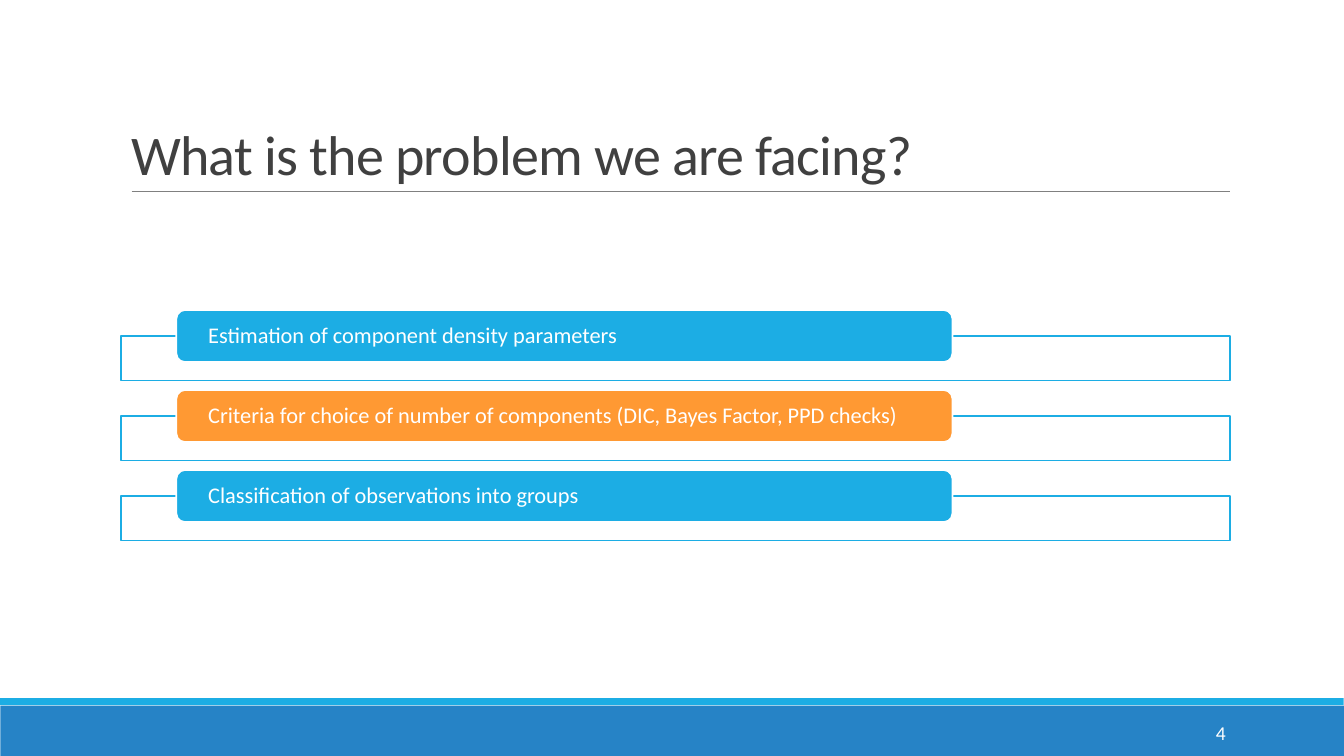
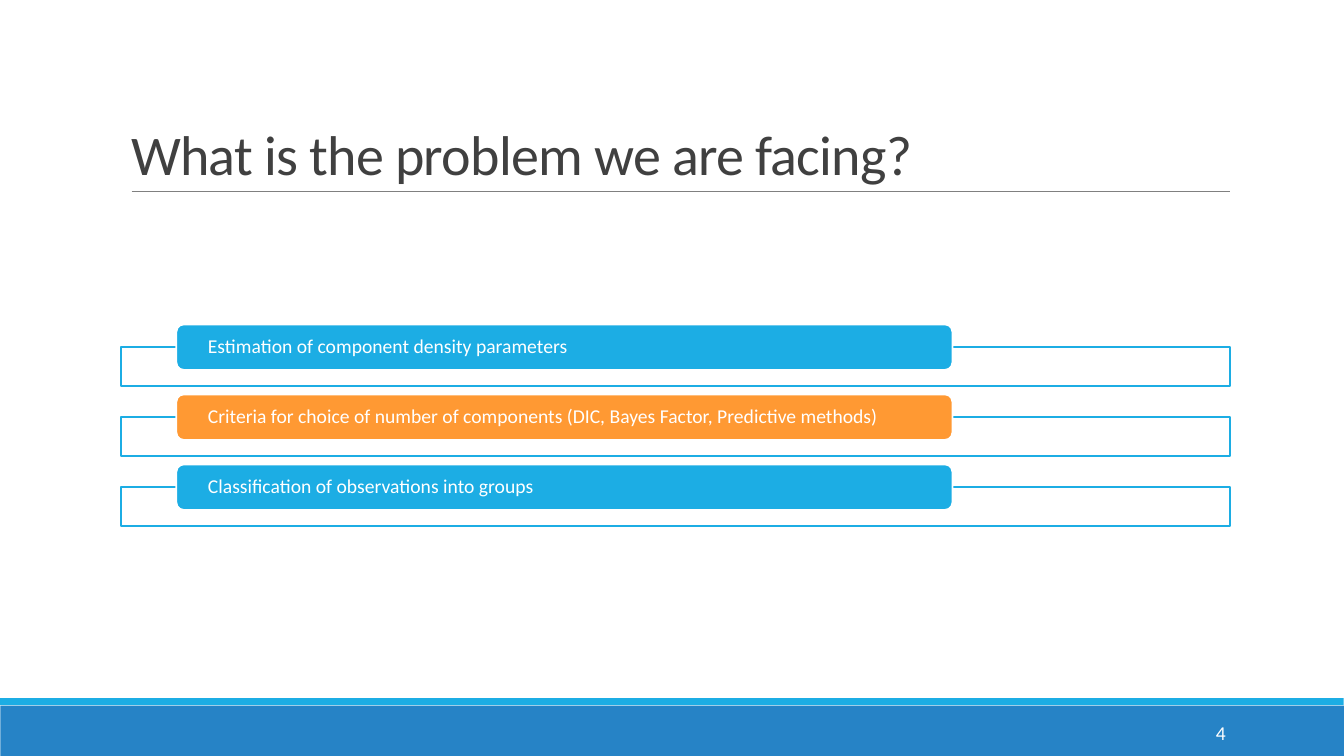
Before and after one commit to anirudhtomer/MScThesis, a slide deck: slide 4 of mid term presentation.pptx. Drawn at 1344x756 pixels with LibreOffice and Linux fonts; fonts in the diff are those of the drawing; background and template pictures are left out. Boxes give left, top, right and bottom in pixels: in the first picture for what was removed or moved away, otherwise in the second. Text is boxed around its words. In the diff, an @@ line names an element or a change of style, - is before the commit and + after.

Commit message:
bayes factor tested and working

```diff
--- a/mid term presentation.pptx
+++ b/mid term presentation.pptx
@@ rounded rectangle resized from (x1=176, y1=311, x2=953, y2=363) to (x1=176, y1=325, x2=953, y2=370) @@
@@ text "Estimation of component density parameters" at (x1=208, y1=339, x2=567, y2=356): size 16 to 14 pt @@
@@ text "Estimation of component density parameters" moved from (x1=208, y1=327, x2=617, y2=347) to (x1=208, y1=339, x2=567, y2=356) @@
@@ rectangle resized from (x1=121, y1=336, x2=1230, y2=380) to (x1=121, y1=347, x2=1230, y2=386) @@
@@ rectangle resized from (x1=121, y1=416, x2=1230, y2=461) to (x1=121, y1=417, x2=1230, y2=457) @@
@@ rounded rectangle resized from (x1=176, y1=390, x2=953, y2=443) to (x1=176, y1=394, x2=953, y2=440) @@
@@ text at (x1=208, y1=409, x2=877, y2=426): text changed; size 16 to 14 pt @@
-Criteria for choice of number of components (DIC, Bayes Factor, PPD checks)
+Criteria for choice of number of components (DIC, Bayes Factor, Predictive methods)
@@ rounded rectangle resized from (x1=176, y1=470, x2=953, y2=522) to (x1=176, y1=465, x2=953, y2=510) @@
@@ text "Classification of observations into groups" at (x1=208, y1=479, x2=533, y2=497): size 16 to 14 pt @@
@@ rectangle resized from (x1=121, y1=496, x2=1230, y2=540) to (x1=121, y1=487, x2=1230, y2=526) @@
```
Also in this commit, not shown: 4 other slides changed, 3 slides added, 5 slides removed, 6 other files.
